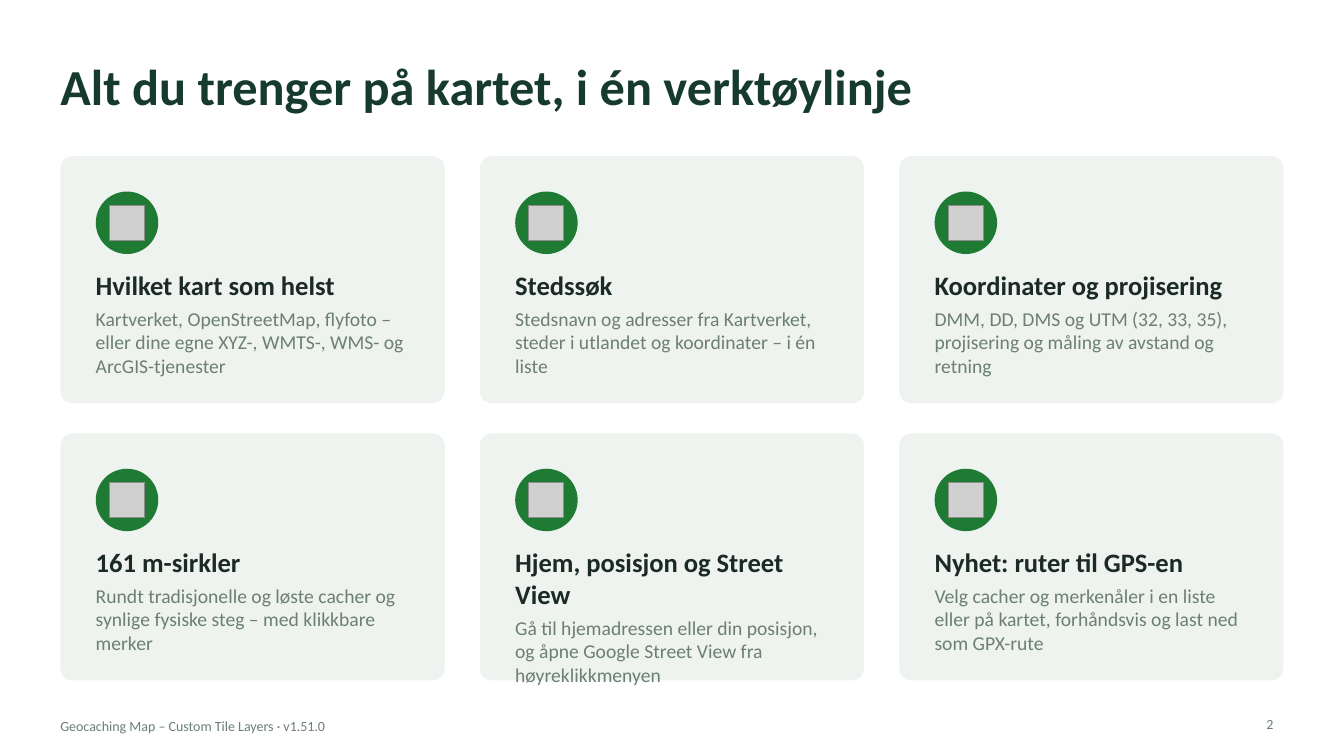
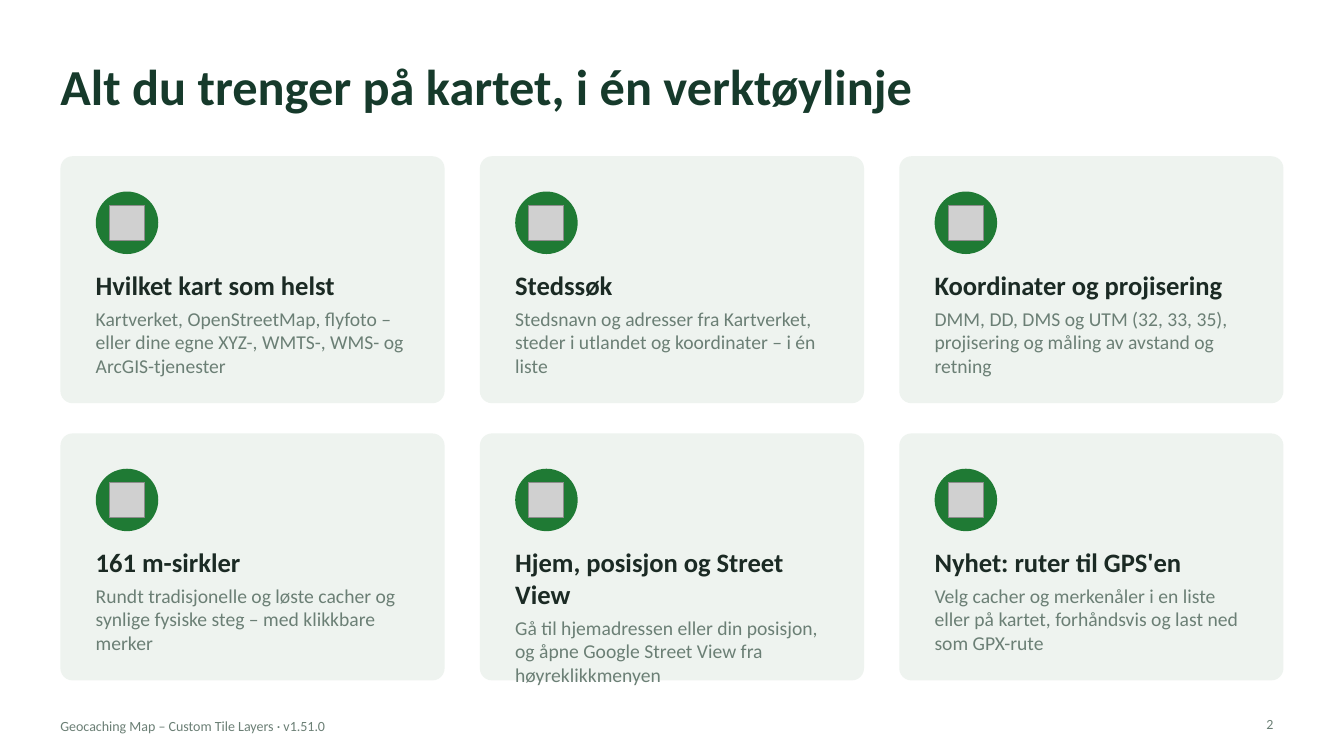
Before and after one commit to knutos/custom-tiles, a slide deck: slide 2 of docs/Geocaching-Map-Custom-Tile-Layers-Presentasjon.pptx. Drawn at 1344x756 pixels with LibreOffice and Linux fonts; fonts in the diff are those of the drawing; grey boxes stand for pictures. Boxes give left, top, right and bottom in pixels: in the first picture for what was removed or moved away, otherwise in the second. Text is boxed around its words. In the diff, an @@ line names an element or a change of style, - is before the commit and + after.

```diff
--- a/docs/Geocaching-Map-Custom-Tile-Layers-Presentasjon.pptx
+++ b/docs/Geocaching-Map-Custom-Tile-Layers-Presentasjon.pptx
@@ text at (935, 553, 1181, 576): text changed @@
-Nyhet: ruter til GPS-en
+Nyhet: ruter til GPS'en
```
Also in this commit, not shown: 1 other slide changed, 7 other files.
